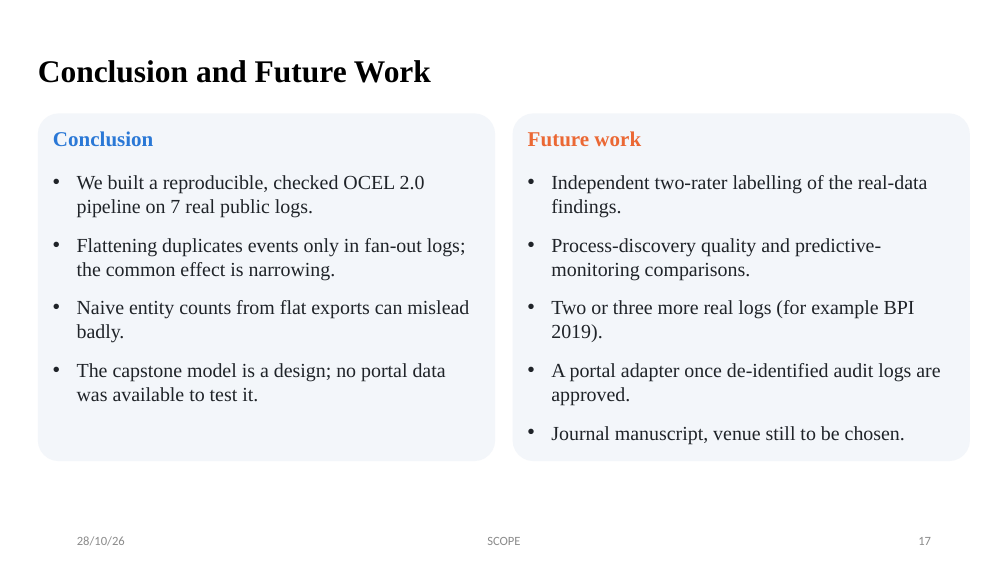
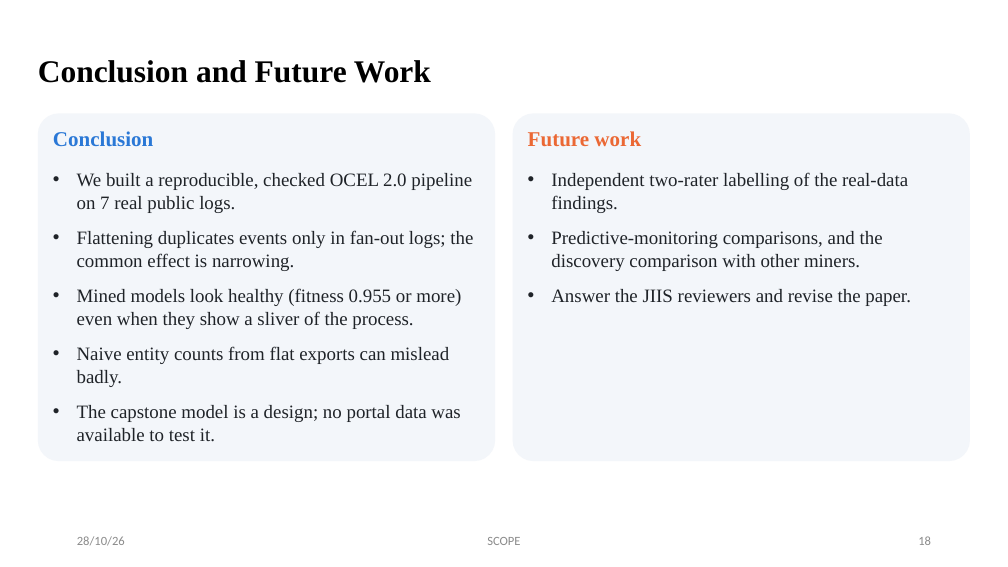
Before and after one commit to ssaakaash/ocel-research, a slide deck: slide 18 of docs/review-3/Team1_Review3_OCEL.pptx (slide 17 before the commit). Drawn at 1008x567 pixels with LibreOffice and Linux fonts; fonts in the diff are those of the drawing. Boxes give left, top, right and bottom in pixels: in the first picture for what was removed or moved away, otherwise in the second. Text is boxed around its words. In the diff, an @@ line names an element or a change of style, - is before the commit and + after.

```diff
--- a/docs/review-3/Team1_Review3_OCEL.pptx
+++ b/docs/review-3/Team1_Review3_OCEL.pptx
@@ text in rounded rectangle at [77,173,473,442]: size 19 to 18 pt in "We built a reproducible, checked OCEL 2.0 ...", "Flattening duplicates events only in fan-out logs; ...", "Naive entity counts from flat exports can ...", "The capstone model is a design; no ..."; less space between paragraphs @@
@@ text in rounded rectangle at [551,172,908,213]: size 19 to 18 pt in "Independent two-rater labelling of the real-data findings."; less space between paragraphs @@
@@ text in rounded rectangle at [551,231,911,306]: text changed; size 19 to 18 pt @@
-• Process-discovery quality and predictive-monitoring comparisons.
-• Two or three more real logs (for example BPI 2019).
-• A portal adapter once de-identified audit logs are approved.
-• Journal manuscript, venue still to be chosen.
+• Predictive-monitoring comparisons, and the discovery comparison with other miners.
+• Answer the JIIS reviewers and revise the paper.
@@ text in rounded rectangle at [77,288,461,329]: paragraph added @@
+• Mined models look healthy (fitness 0.955 or more) even when they show a sliver of the process.
@@ page number at [918,536,931,545]: text changed @@
-17
+18
```
Also in this commit, not shown: 7 other slides changed, 1 slide added, 17 other files.
